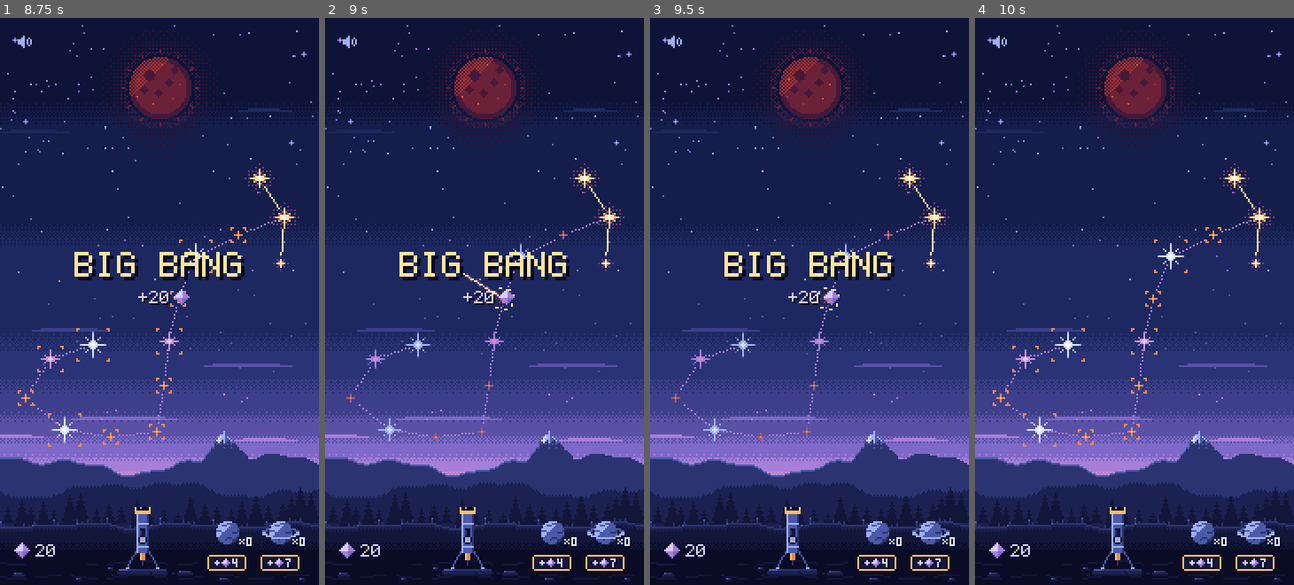
Above: before the commit, frames 1-4 (left to right).
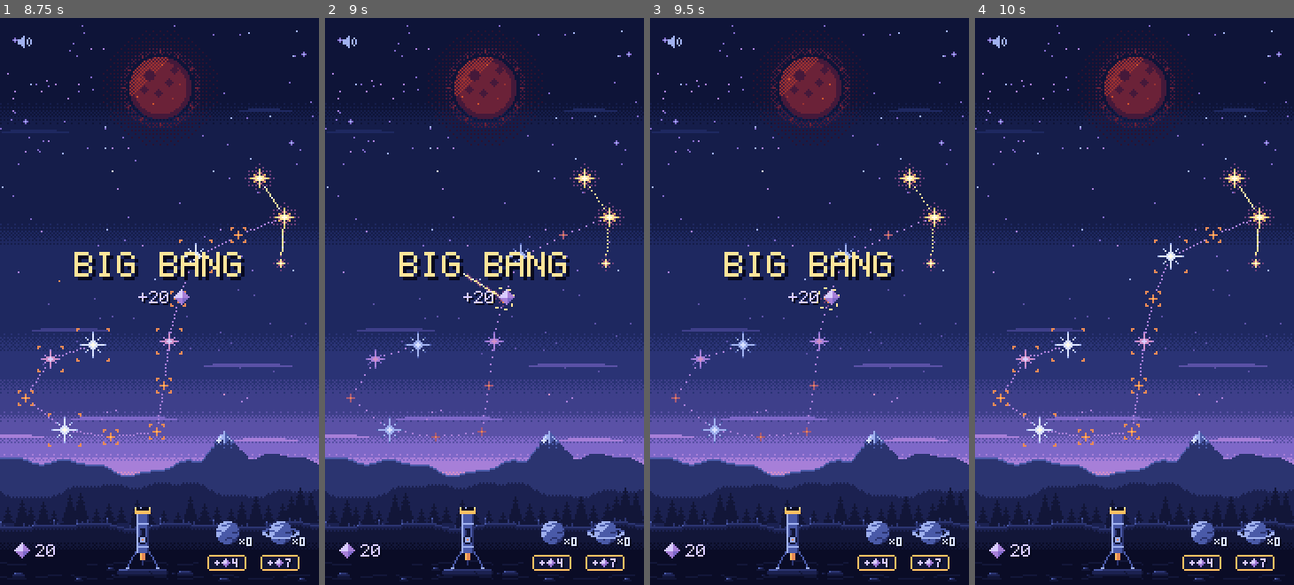
Above: after the commit, the same moments.

Repository: mrafael1/DustInSpace
Game: Godot game, scene res://game/scenes/main.tscn
The game is run twice, just before and just after one commit, with the same random seed, the same clock (stepped at 60 frames per second) and the same inputs. This scene is started directly instead of the project's main scene.
Inputs (mouse positions are in pixels of both pictures, inside the frame that each line leads up to):
- Up to frame 1 (8.75 s): tap Enter at 0.5 s; move the mouse to (143, 414) at 0.52 s; hold Shift 0.53-1.25 s; click (143, 414) at 0.67 s; drag from (255, 386) to (143, 414) at 1.27 s; move the mouse to (63, 216) at 2.02 s; tap Ctrl at 2.1, 6.6 s; click (63, 216) at 2.17 s; drag from (175, 301) to (63, 216) at 2.77 s; move the mouse to (111, 159) at 3.52 s; tap B at 3.6, 8.1 s; click (111, 159) at 3.67 s; drag from (229, 273) to (111, 159) at 4.27 s; move the mouse to (95, 329) at 5.02 s; hold Shift 5.03-5.75 s; click (95, 329) at 5.17 s; drag from (191, 176) to (95, 329) at 5.77 s; move the mouse to (143, 414) at 6.52 s; click (143, 414) at 6.67 s; drag from (255, 386) to (143, 414) at 7.27 s; move the mouse to (63, 216) at 8.02 s; click (63, 216) at 8.17 s
- Up to frame 2 (9 s): drag from (500, 301) to (388, 216) at 8.77 s
- Up to frame 3 (9.5 s): no input
- Up to frame 4 (10 s): move the mouse to (1086, 159) at 9.52 s; hold Shift from 9.53 s (still down); click (1086, 159) at 9.67 s

Frame 1 is identical in both runs. In frame 2, less than 0.1% of the frame differs, in the area x 10-90%, y 30-74%; in frame 3, less than 0.1%; in frame 4, nothing differs.

Commit message:
feat: constellation strings thin while a link is traced
Playtest: the gold trace running beside a purple string was hard to
follow. While tracing, open strings keep half their dots and built
strings go dotted without their glint; strings the link would form
stay bright.

Co-Authored-By: Claude Opus 5.5 <noreply@anthropic.com>

Diff:
--- a/game/scenes/constellation_view.gd
+++ b/game/scenes/constellation_view.gd
@@ -10,7 +10,8 @@
 ## strings. Strings between two lit landmarks glow C1 with a C0 glint
 ## running along them; strings still to form are dotted N8. While a link is traced, the landmarks
 ## in it keep their colour and show their halo and the dashed C1 selection ring, like a picked sky
-## star, and the strings it would form are dashed C2. Like the HUD and the Sun it keeps
+## star, and the strings it would form are dashed C2; every other string thins (TRACE_THIN) so
+## the gold trace reads over it. Like the HUD and the Sun it keeps
 ## a shown copy of what's lit, moved only by played landmark_lit events, so a landmark the Sun
 ## lights stays unlit until the Sun's ignition has played. Owns no rules:
 ## RunState says what's lit. Draws nothing without the map.
@@ -28,6 +29,9 @@
 const LANDMARK_CLEAR: int = 5
 ## A string still to form: one pixel in OUTLINE_STEP.
 const OUTLINE_STEP: int = 2
+## While a link is traced, strings not in it keep one pixel in TRACE_THIN of their usual ones, and
+## built strings hold still (no glint), so the player's gold path stands out where they run beside it.
+const TRACE_THIN: int = 2
 ## Built strings' idle glow: a C0 glint every GLOW_SPACING px moves one pixel per GLOW_STEP.
 const GLOW_SPACING: int = 6
 const GLOW_STEP: float = 0.12
@@ -178,6 +182,11 @@
 
 func hinted() -> Array[int]:
 	return _hinted.duplicate()
+
+
+## Whether string `segment` shows thinned: a link is traced and it wouldn't form the string.
+func shows_thin(segment: int) -> bool:
+	return _tracing and not _preview_strings.has(segment)
 
 
 ## Whether unlit landmark `index` shows dimmed: a link is traced and it can't come next.
@@ -643,18 +652,24 @@
 	if age >= 0.0 and age < VIBRATE_TIME:
 		_draw_vibrating(segment, pixels, age)
 		return
+	var preview: bool = _preview_strings.has(segment)
+	var quiet: bool = shows_thin(segment)
 	if shows_built(segment):
 		var flash: bool = segment == _flash_string and _flash_left > 0.0
 		var step: int = glow_step()
 		for i: int in pixels.size():
+			if quiet and not flash:
+				if i % TRACE_THIN == 0:
+					_dot(pixels[i], Palette.C1)
+				continue
 			var glint: bool = (i + GLOW_SPACING - step) % GLOW_SPACING == 0
 			_dot(pixels[i], Palette.C0 if flash or glint else Palette.C1)
 		return
-	var preview: bool = _preview_strings.has(segment)
+	var spacing: int = OUTLINE_STEP * (TRACE_THIN if quiet else 1)
 	for i: int in pixels.size():
 		if preview and i % 3 != 2:
 			_dot(pixels[i], Palette.C2)
-		elif not preview and i % OUTLINE_STEP == 0:
+		elif not preview and i % spacing == 0:
 			_dot(pixels[i], Palette.N8)
 
 
--- a/tests/test_link_hint.gd
+++ b/tests/test_link_hint.gd
@@ -206,9 +206,15 @@
 	assert_false(constellation.shows_cue(other))
 	assert_false(constellation.shows_dimmed(index), "it can come next")
 	assert_true(constellation.shows_dimmed(other))
+	for segment: int in run.scorpio.map.segment_count():
+		assert_true(constellation.shows_thin(segment), "the strings thin so the trace reads")
+	constellation.show_link_preview([] as Array[int], [0] as Array[int])
+	assert_false(constellation.shows_thin(0), "a string the link would form stays bright")
+	assert_true(constellation.shows_thin(1))
 	_tap(Vector2i(150, 120))
 	assert_true(constellation.shows_cue(other), "the brackets come back")
 	assert_false(constellation.shows_dimmed(other))
+	assert_false(constellation.shows_thin(0), "and the strings")
 
 
 func _start_scene() -> void:
Not shown, changed: docs/design.md
